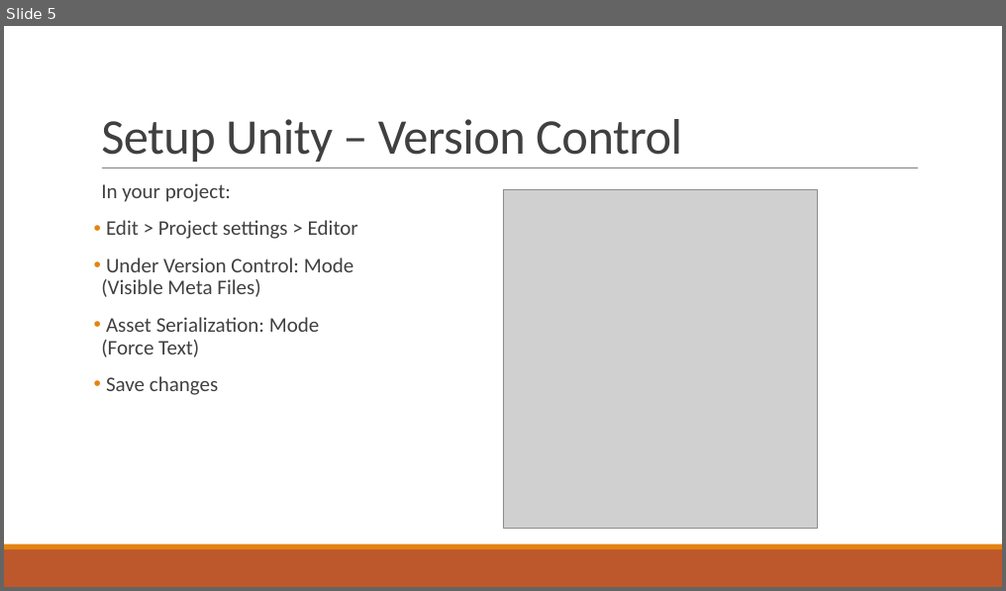
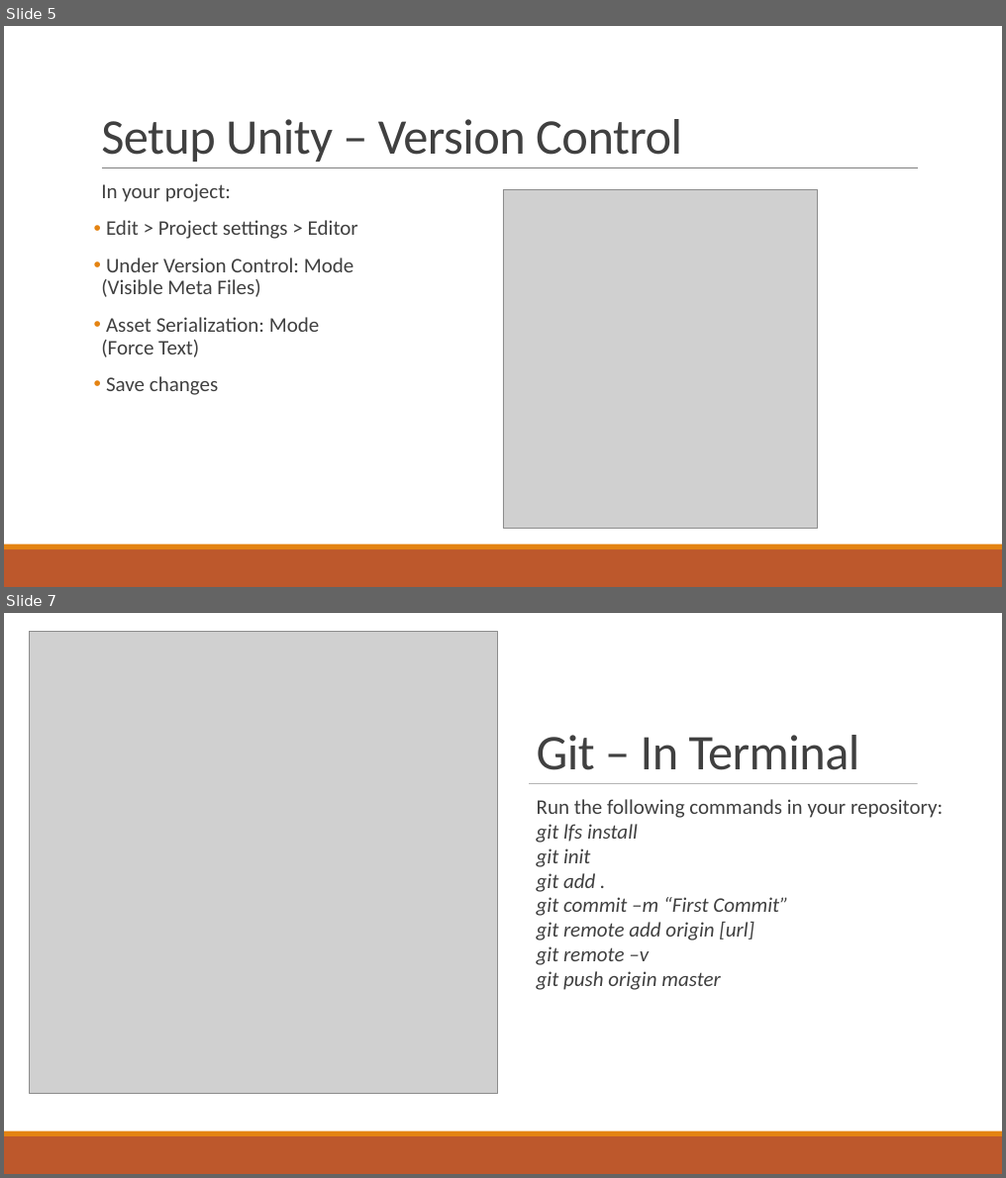
Before and after one commit to ddiLab/VR-Tutorial, a slide deck: Intro to VR 1 - Using Github.pptx. Shown one above the other, each under a label of ours: slide 5 before the commit, slides 5 and 7 after it; the slides between them are not shown. The pictures are 1006x591 and 1006x1178 pixels, drawn with LibreOffice and Linux fonts; fonts in the diff are those of the drawing; grey boxes stand for pictures. Boxes give left, top, right and bottom in pixels: in the first picture for what was removed or moved away, otherwise in the second. Text is boxed around its words. In the diff, an @@ line names an element or a change of style, - is before the commit and + after.

```diff
--- a/Intro to VR 1 - Using Github.pptx
+++ b/Intro to VR 1 - Using Github.pptx
@@ slide 7 added at [4,613,1002,1174], background #FFFFFF @@
@@ rectangle added at [4,613,1002,1132], fill #FFFFFF @@
@@ picture added at [30,632,498,1094] @@
@@ title added at [537,735,860,770], 48 pt, text #404040 @@
+Git – In Terminal
@@ line added from (529, 783) to (918, 783), #808080 0.5 pt @@
@@ text added at [537,799,943,990], 20 pt, text #404040, italic @@
+  Run the following commands in your repository:
+  git lfs install
+  git init
+  git add .
+  git commit –m “First Commit”
+  git remote add origin [url]
+  git remote –v
+  git push origin master
@@ rectangle added at [4,1132,1002,1137], fill #E48312 @@
@@ rectangle added at [4,1137,1002,1174], fill #BD582C @@
```
Also in this commit, not shown: 1 slide changed, 1 other slide added, 7 other files.
